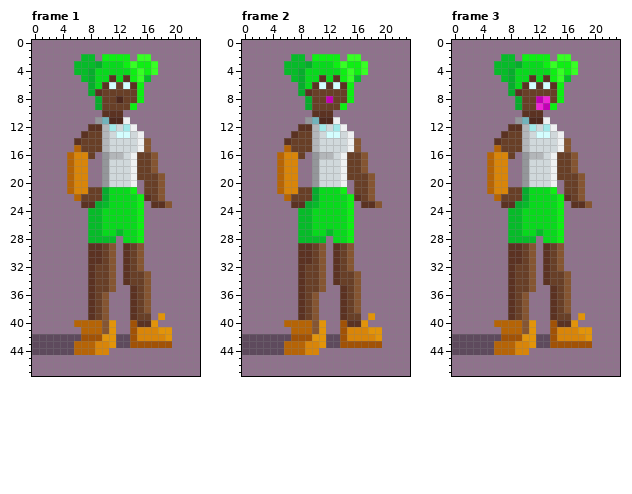
Two states of a animated GIF sprite, img/animacoes/Goma.gif. This is how it looked before the edit.
The file is 240x480 pixels, drawn in blocks of 10x10; one block is one cell here. Colours within 5 levels of each other are drawn and written as one. Shown: frame 1, frame 2, frame 3. The commit also changed other frames, which this record leaves out.
Once edited:
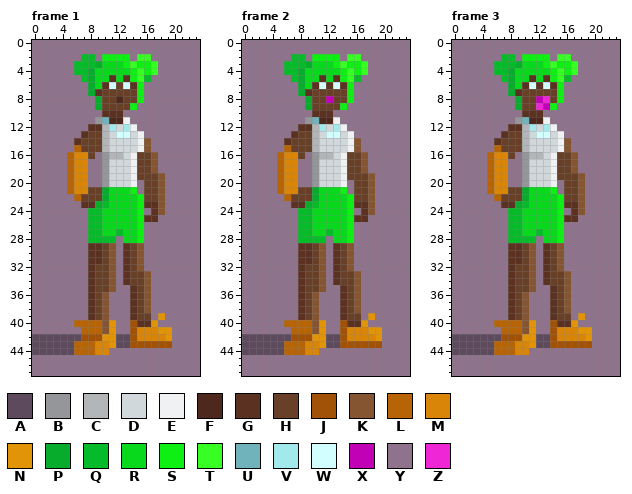
Palette (. is transparent): A #5e4a5d  B #94969a  C #b3b6b9  D #d0d8db  E #eff1f2  F #4e281d  G #5b3222  H #683f27  J #a15206  K #855532  L #b66406  M #d98508  N #e29409  P #07ac2d  Q #06bb29  R #08d91d  S #0eef13  T #37ff24  U #71b3bb  V #a1e9ea  W #d3feff  X #c101b5  Y #8f728c  Z #ef26d6
The exact change:
Frame 1:
The edit turns colour Y into colour G in row 23 at x 16; in row 24 at x 17; in row 25 at x 16 to 17.
The edit turns colour G into colour H in row 22 at x 16.
The edit turns colour G into colour K in row 23 at x 18.
The edit turns colour Y into colour K in row 24 at x 18.
The edit turns colour K into colour Y in row 23 at x 19.
Frame 2: the same change as frame 1
Frame 3: the same change as frame 1
